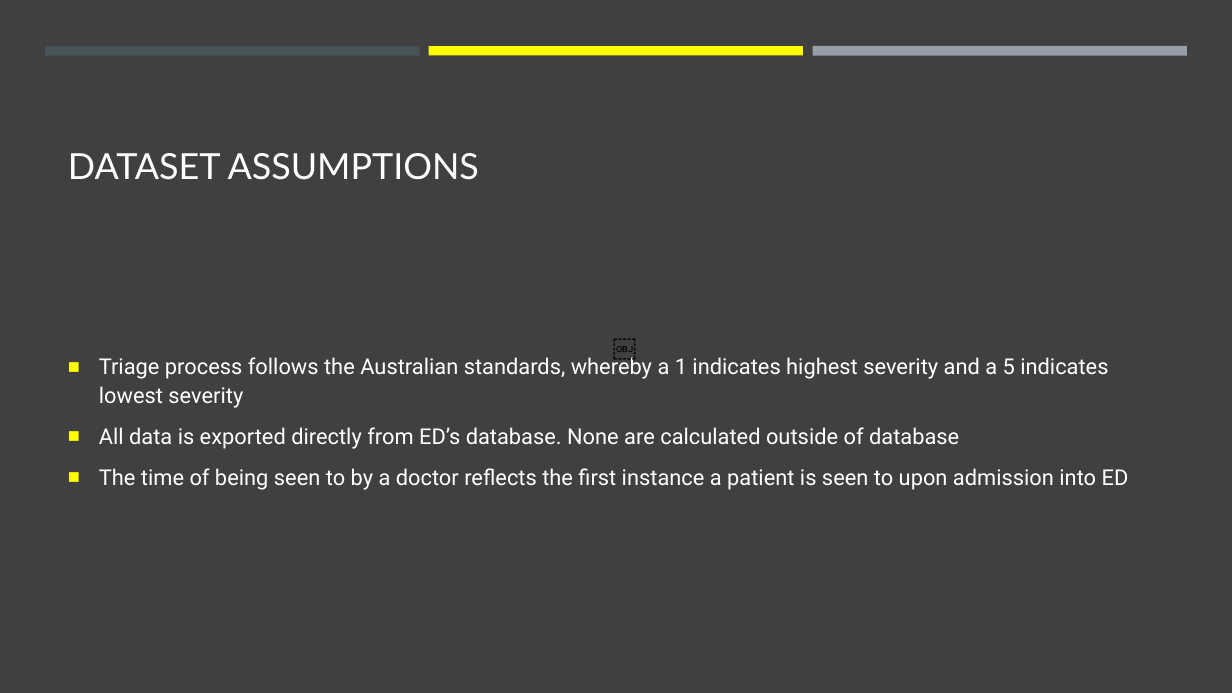
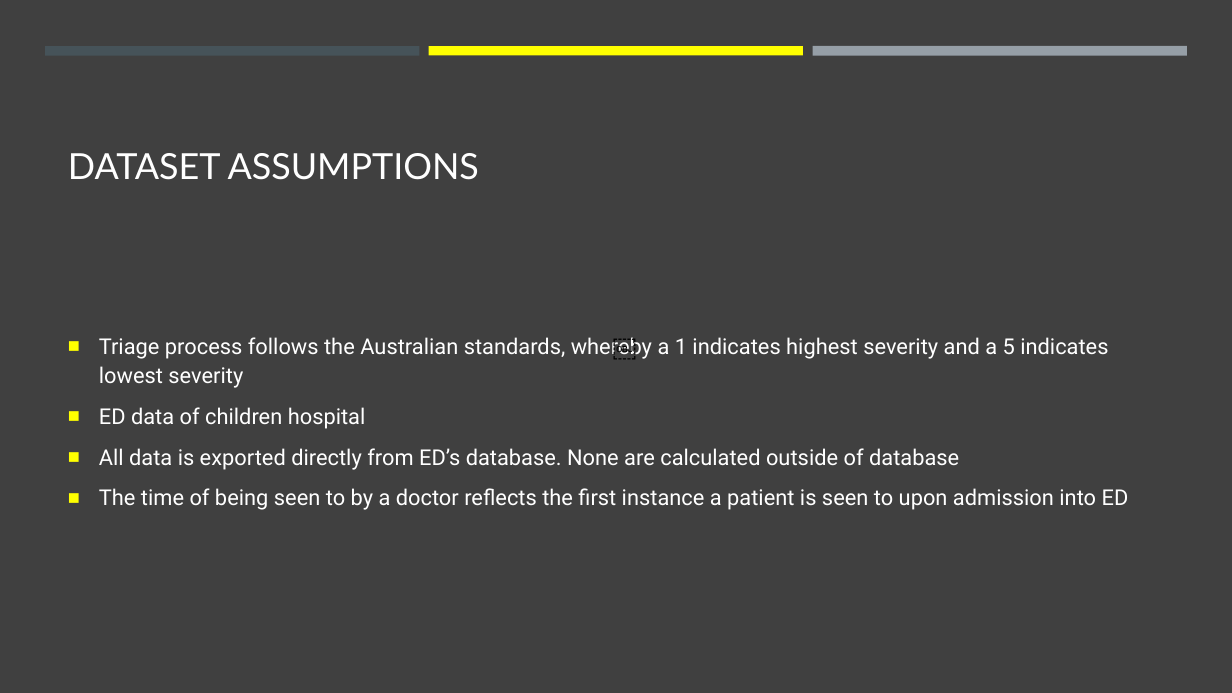
Before and after one commit to jasonnguyen3697/EY_DataChallenge, a slide deck: slide 3 of stuff.pptx. Drawn at 1232x693 pixels with LibreOffice and Linux fonts; fonts in the diff are those of the drawing. Boxes give left, top, right and bottom in pixels: in the first picture for what was removed or moved away, otherwise in the second. Text is boxed around its words. In the diff, an @@ line names an element or a change of style, - is before the commit and + after.

```diff
--- a/stuff.pptx
+++ b/stuff.pptx
@@ text at (x1=99, y1=407, x2=366, y2=429): paragraph added @@
+■ ED data of children hospital
```
Also in this commit, not shown: 4 other slides changed, 2 slides added.
